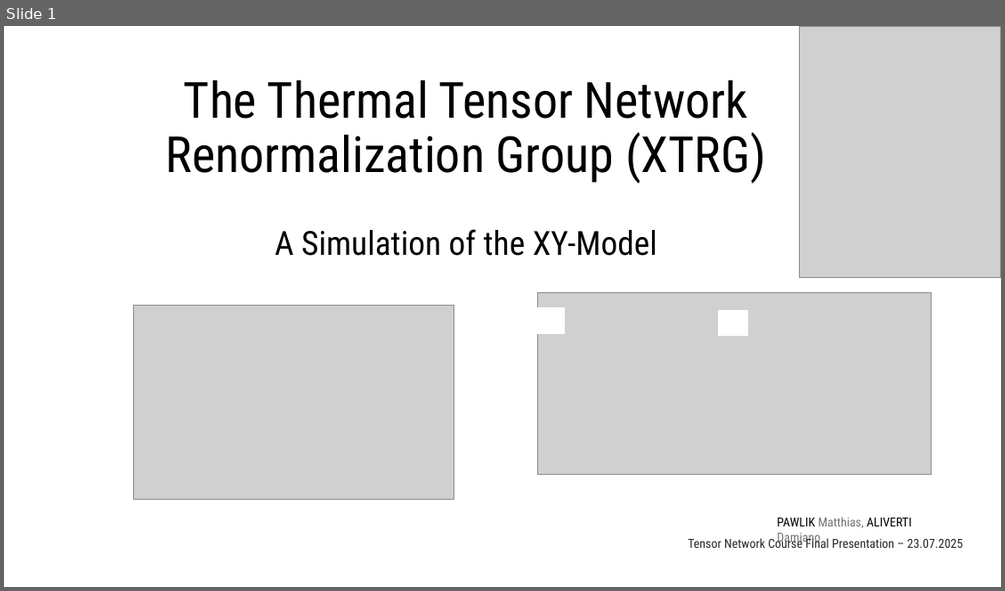
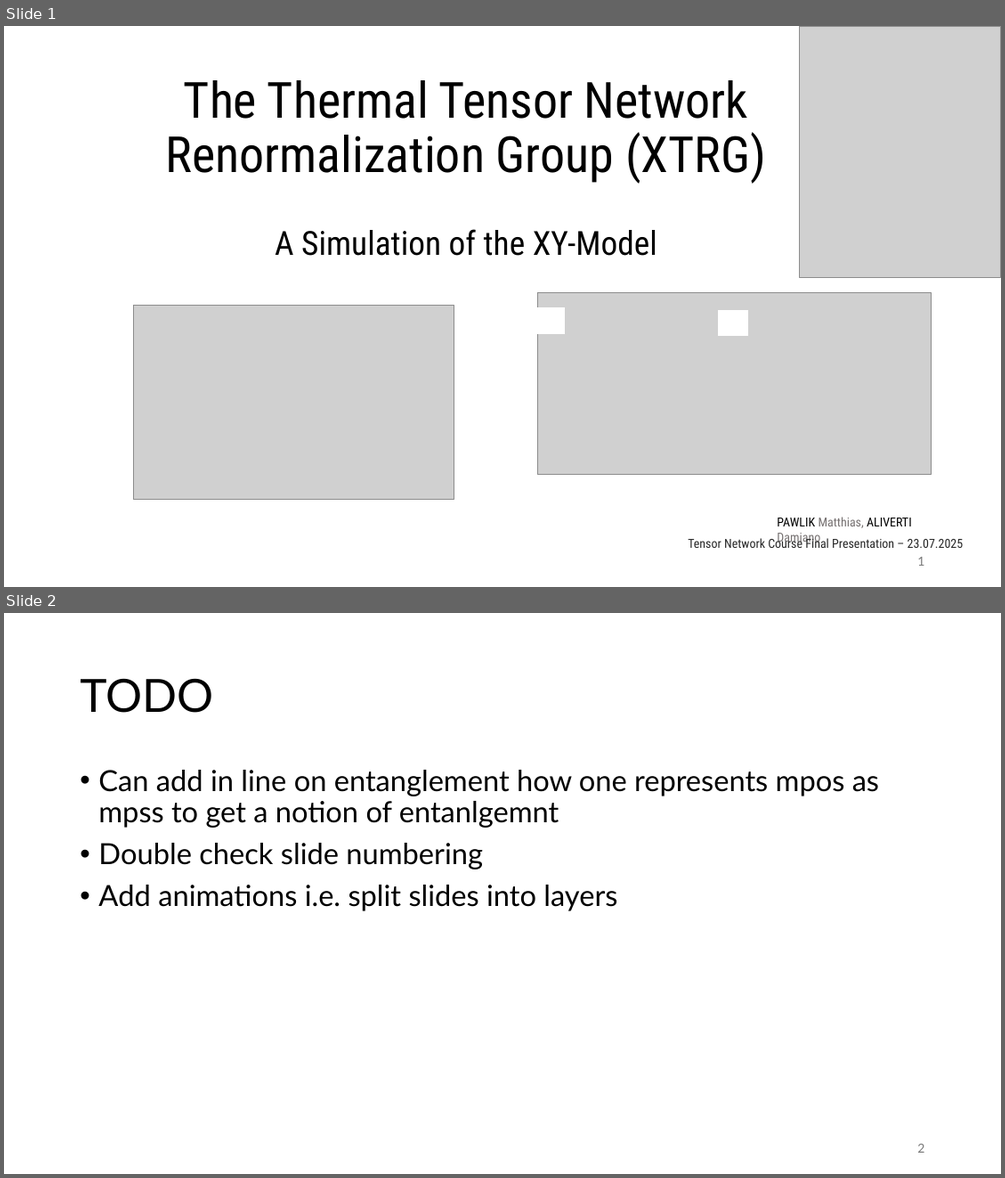
Before and after one commit to MrHighsenberg/XTRG-Algorithm, a slide deck: presentation/Term_Project_XTRG_Presentation.pptx. Shown one above the other, each under a label of ours: slide 1 before the commit, slides 1 and 2 after it. The pictures are 1005x591 and 1005x1178 pixels, drawn with LibreOffice and Linux fonts; fonts in the diff are those of the drawing; grey boxes stand for pictures. Boxes give left, top, right and bottom in pixels: in the first picture for what was removed or moved away, otherwise in the second. Text is boxed around its words. In the diff, an @@ line names an element or a change of style, - is before the commit and + after.

```diff
--- a/presentation/Term_Project_XTRG_Presentation.pptx
+++ b/presentation/Term_Project_XTRG_Presentation.pptx
@@ slide 2 added at bbox=[4, 613, 1001, 1174], background #FFFFFF @@
@@ title added at bbox=[80, 678, 213, 713], 44 pt, text #000000 @@
+TODO
@@ text added at bbox=[98, 770, 879, 911], 28 pt, text #000000 @@
+• Can add in line on entanglement how one represents mpos as mpss to get a notion of entanlgemnt
+• Double check slide numbering
+• Add animations i.e. split slides into layers
@@ page number added at bbox=[917, 1143, 924, 1152], 12 pt, text #797979 @@
+2
@@ slide 1 changed as well @@
@@ page number added at bbox=[917, 556, 924, 565], 12 pt, text #797979 @@
+1
```
Also in this commit, not shown: 3 other slides changed, 11 other slides added, 1 slide removed, 10 other files.
